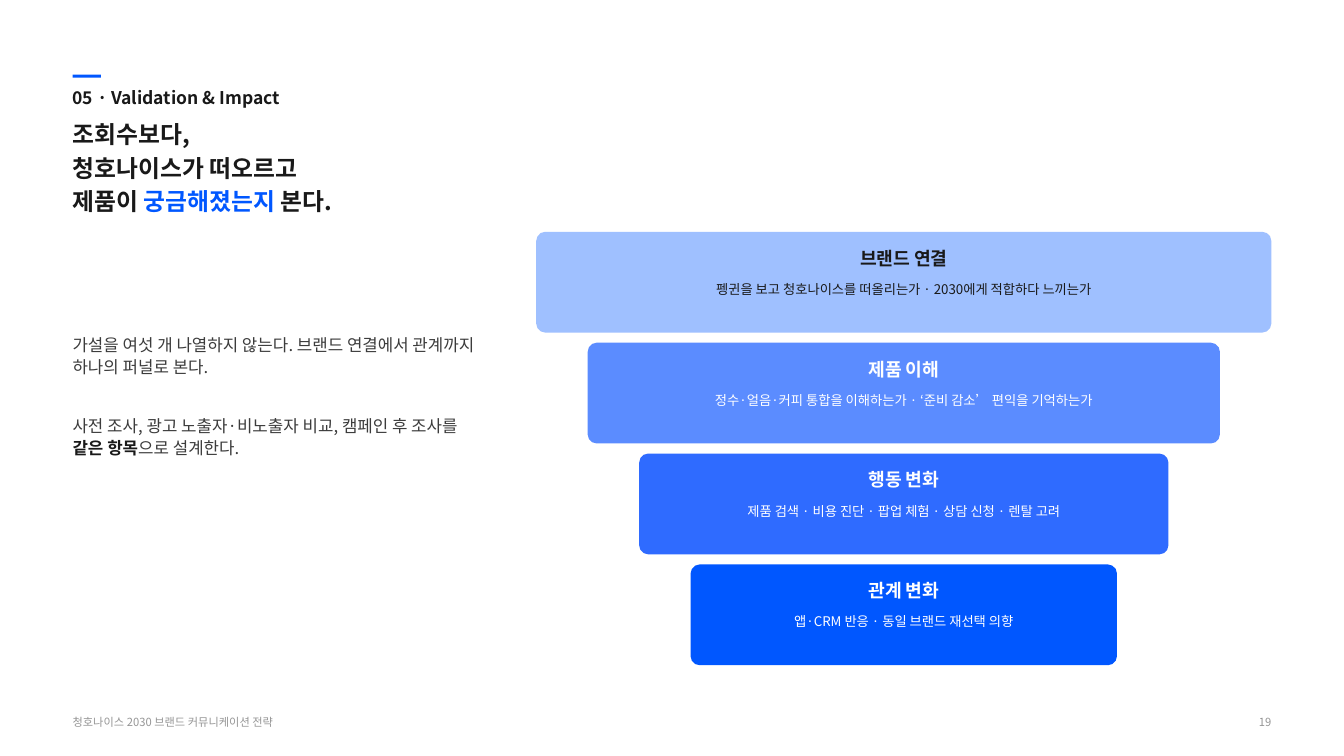
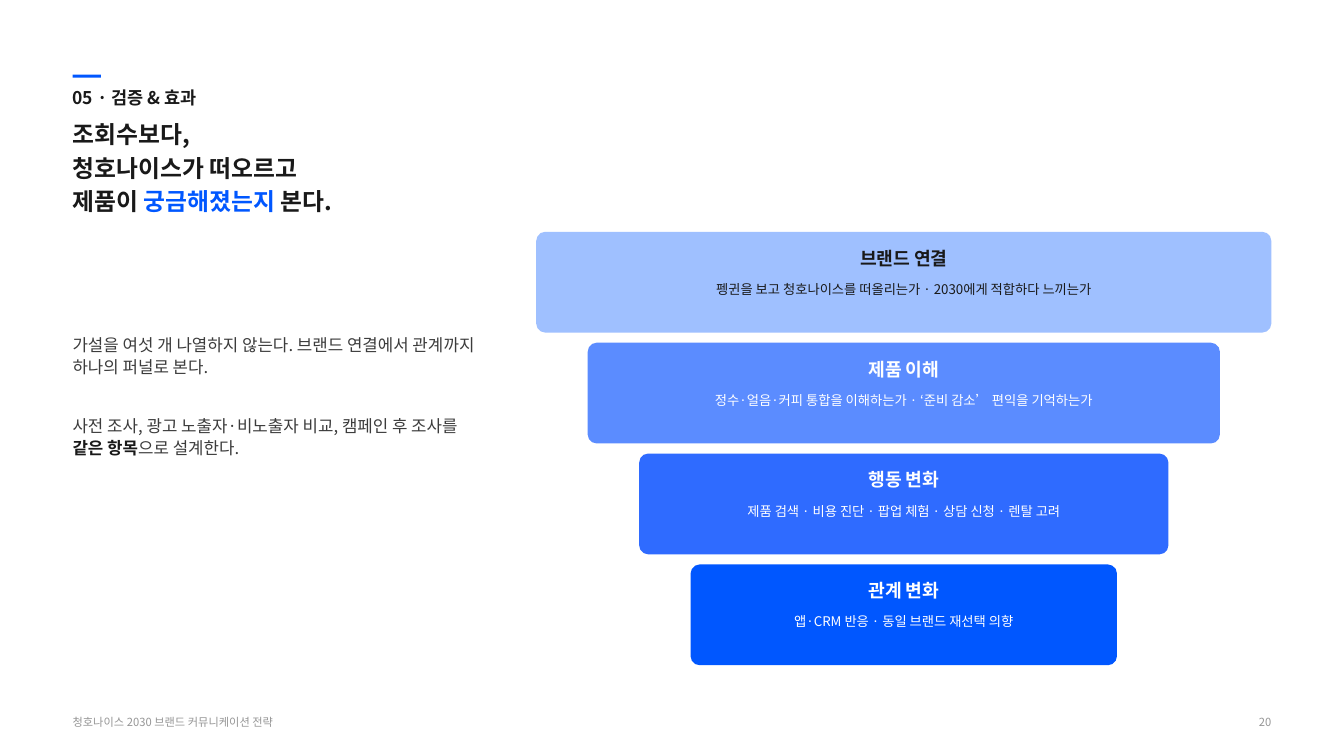
Before and after one commit to PhrenO0/CHAI-AI, a slide deck: slide 26 of 청호나이스-브랜드전략-제안.pptx (slide 25 before the commit). Drawn at 1344x756 pixels with LibreOffice and Linux fonts; fonts in the diff are those of the drawing. Boxes give left, top, right and bottom in pixels: in the first picture for what was removed or moved away, otherwise in the second. Text is boxed around its words. In the diff, an @@ line names an element or a change of style, - is before the commit and + after.

```diff
--- a/청호나이스-브랜드전략-제안.pptx
+++ b/청호나이스-브랜드전략-제안.pptx
@@ text at box(73, 89, 196, 106): text changed @@
-05 · Validation & Impact
+05 · 검증 & 효과
@@ text at box(1259, 718, 1271, 726): text changed @@
-19
+20
```
Also in this commit, not shown: 21 other slides changed, 1 slide added, 1 other file.
